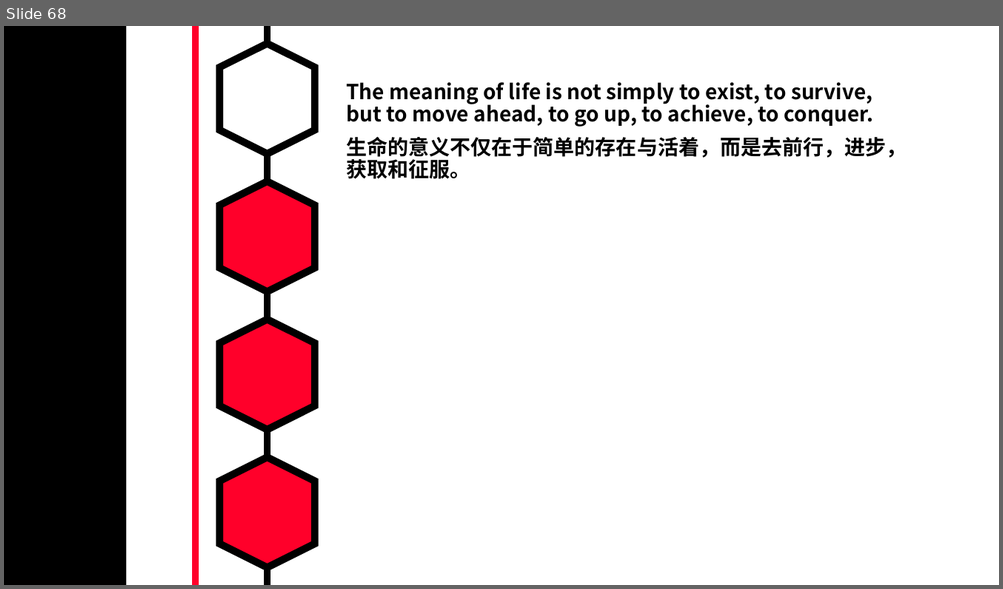
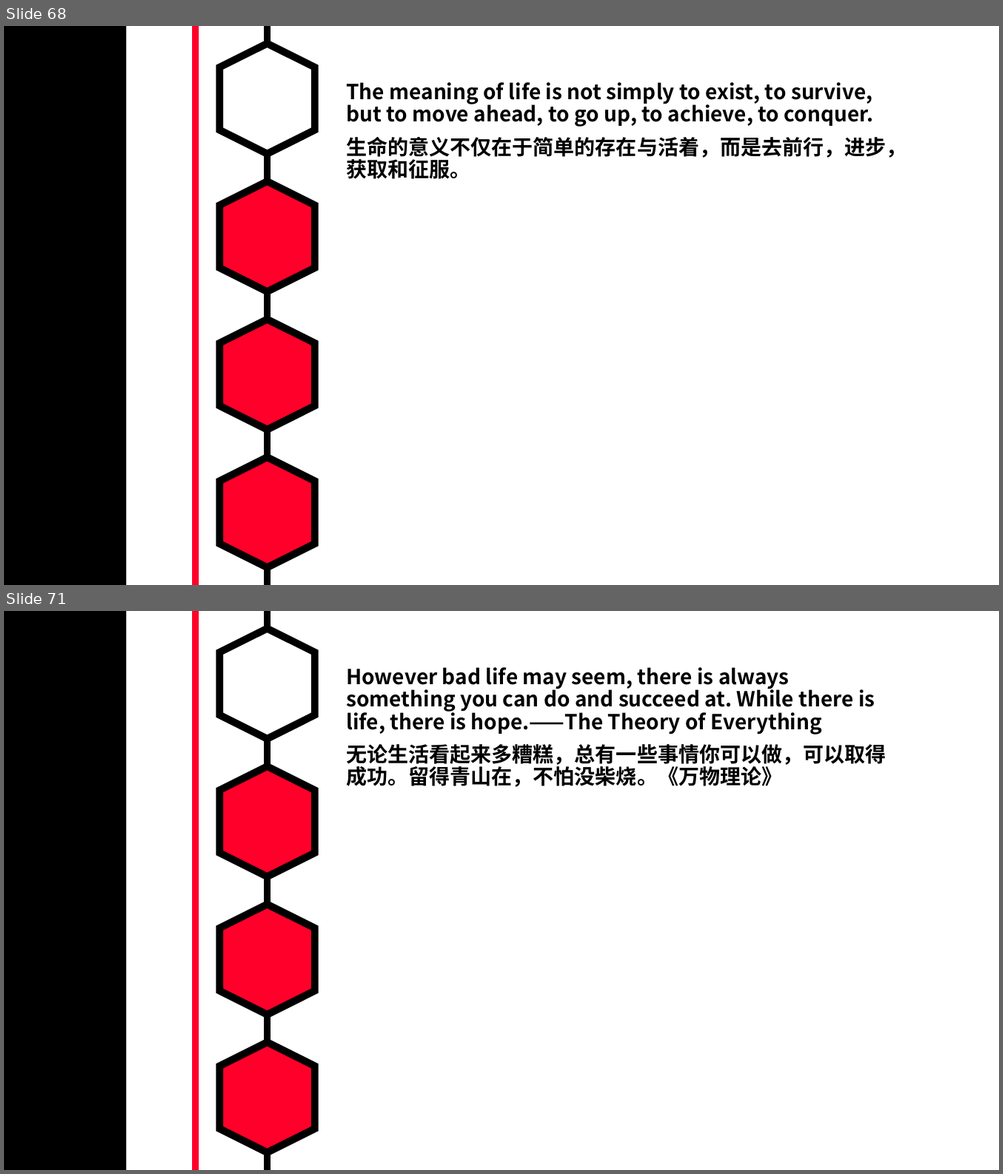
Before and after one commit to MarkShen1992/PPT-template, a slide deck: morning reading/iridescent english sentenses.pptx. Shown one above the other, each under a label of ours: slide 68 before the commit, slides 68 and 71 after it; the slides between them are not shown. The pictures are 1003x589 and 1003x1174 pixels, drawn with LibreOffice and Linux fonts; fonts in the diff are those of the drawing. Boxes give left, top, right and bottom in pixels: in the first picture for what was removed or moved away, otherwise in the second. Text is boxed around its words. In the diff, an @@ line names an element or a change of style, - is before the commit and + after.

```diff
--- a/morning reading/iridescent english sentenses.pptx
+++ b/morning reading/iridescent english sentenses.pptx
@@ slide 71 added at (4, 611, 999, 1170), background #FFFFFF; not listed: 7 template elements that a slide beside it also shows @@
@@ text added at (346, 667, 885, 787), 20 pt, text #000000, bold @@
+However bad life may seem, there is always something you can do and succeed at. While there is life, there is hope.——The Theory of Everything
+无论生活看起来多糟糕，总有一些事情你可以做，可以取得成功。留得青山在，不怕没柴烧。《万物理论》
```
Also in this commit, not shown: 3 other slides added, 3 other files.
